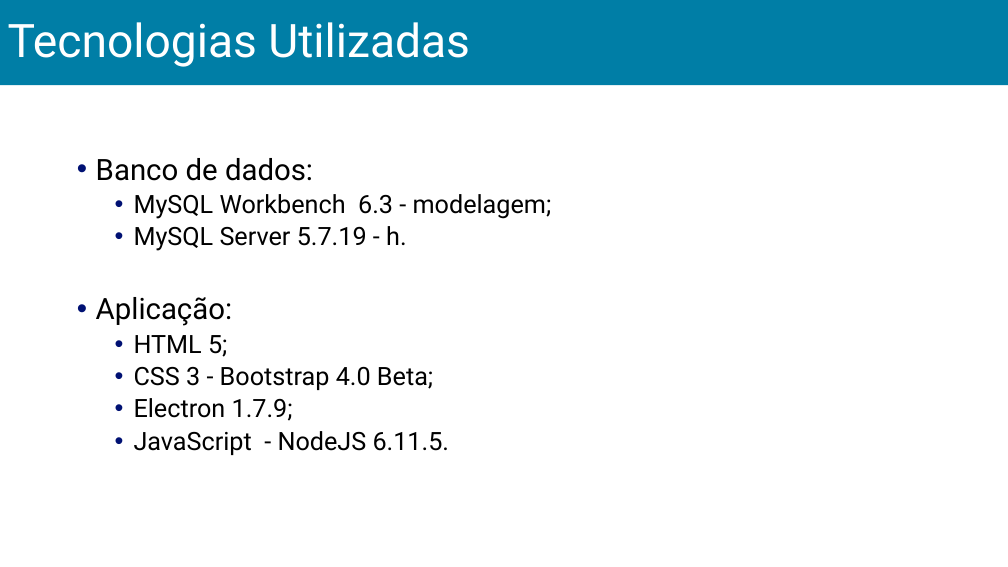
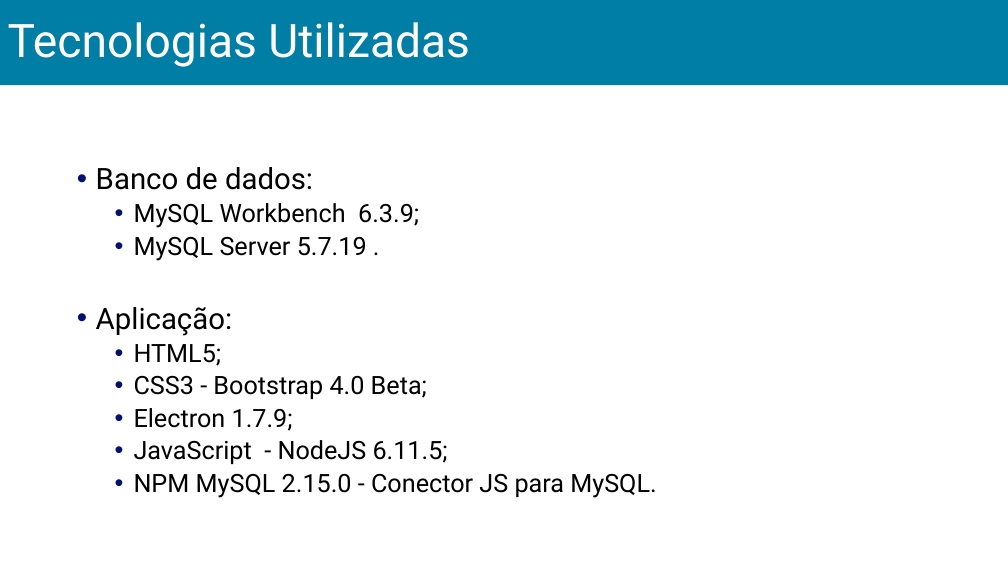
Before and after one commit to thalesrochas/sistema-bancario, a slide deck: slide 5 of Slides/Apresentação_slide.pptx (slide 8 before the commit). Drawn at 1008x567 pixels with LibreOffice and Linux fonts; fonts in the diff are those of the drawing. Boxes give left, top, right and bottom in pixels: in the first picture for what was removed or moved away, otherwise in the second. Text is boxed around its words. In the diff, an @@ line names an element or a change of style, - is before the commit and + after.

```diff
--- a/Slides/Apresentação_slide.pptx
+++ b/Slides/Apresentação_slide.pptx
@@ text "Banco de dados:" at (x1=96, y1=167, x2=656, y2=498): vertical alignment top to middle @@
@@ text at (x1=134, y1=203, x2=419, y2=261): text changed @@
-  • MySQL Workbench 6.3 - modelagem;
-  • MySQL Server 5.7.19 - h.
+  • MySQL Workbench 6.3.9;
+  • MySQL Server 5.7.19 .
@@ text at (x1=134, y1=344, x2=427, y2=399): spaces changed @@
-  • HTML 5;
-  • CSS 3 - Bootstrap 4.0 Beta;
+  • HTML5;
+  • CSS3 - Bootstrap 4.0 Beta;
@@ text at (x1=134, y1=440, x2=656, y2=498): text changed @@
-  • JavaScript - NodeJS 6.11.5.
+  • JavaScript - NodeJS 6.11.5;
+  • NPM MySQL 2.15.0 - Conector JS para MySQL.
```
Also in this commit, not shown: 1 other slide changed, 4 slides removed, 6 other files.
